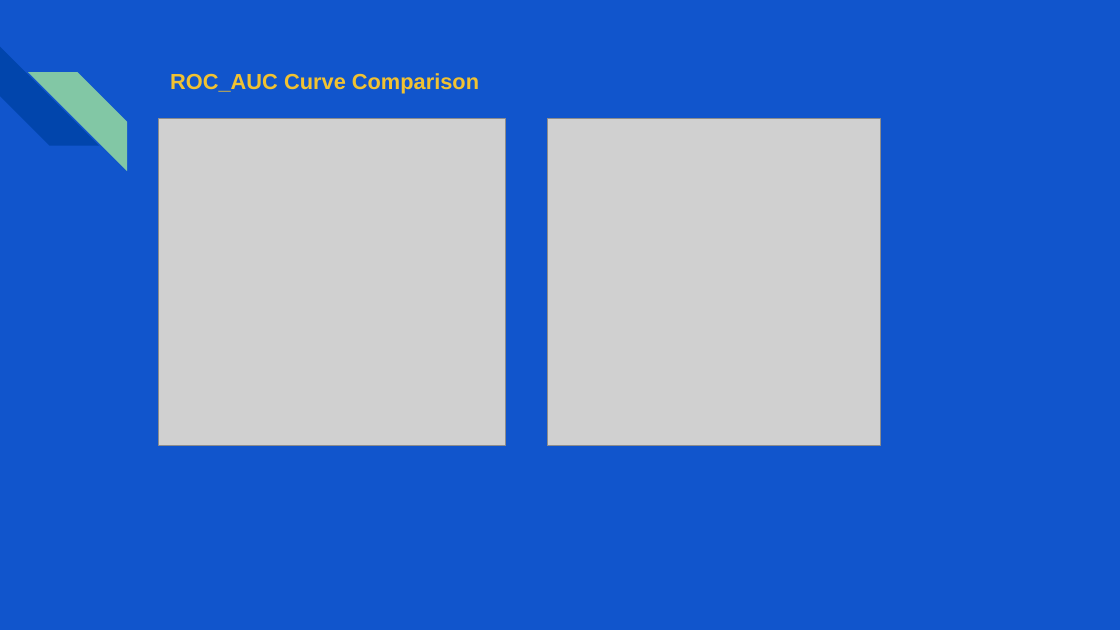
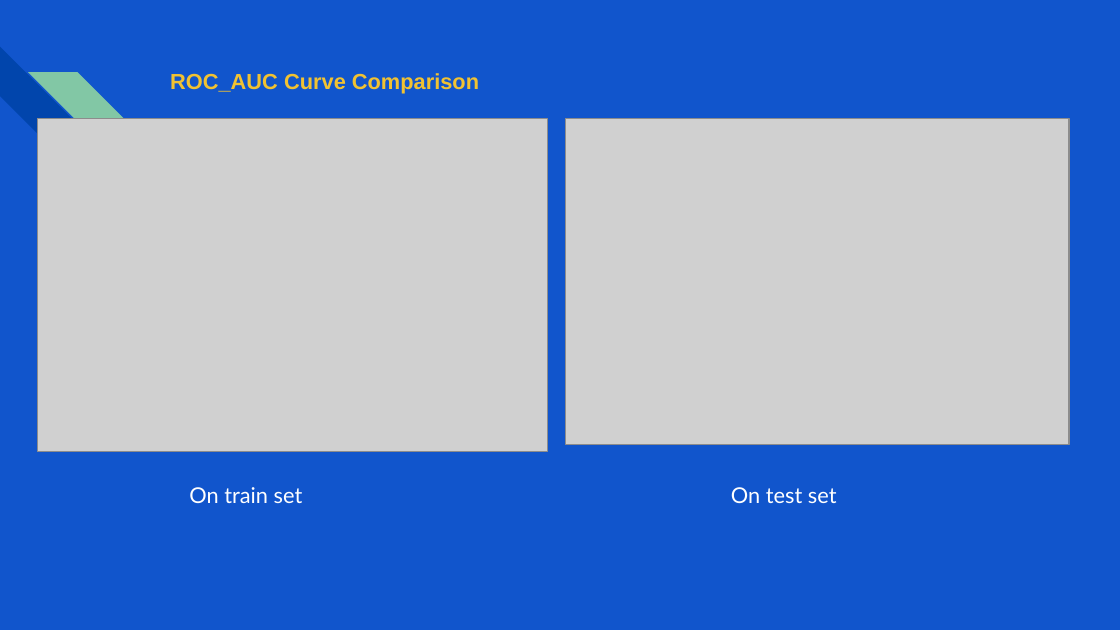
Before and after one commit to shaisid01/Data-Science, a slide deck: slide 31 of CapstoneProjects/Capstone 2/Docs/Customer Attrition Prediction on Credit Card data.pptx. Drawn at 1120x630 pixels with LibreOffice and Linux fonts; fonts in the diff are those of the drawing; grey boxes stand for pictures. Boxes give left, top, right and bottom in pixels: in the first picture for what was removed or moved away, otherwise in the second. Text is boxed around its words. In the diff, an @@ line names an element or a change of style, - is before the commit and + after.

```diff
--- a/CapstoneProjects/Capstone 2/Docs/Customer Attrition Prediction on Credit Card data.pptx
+++ b/CapstoneProjects/Capstone 2/Docs/Customer Attrition Prediction on Credit Card data.pptx
@@ picture: place and size @@
-picture at (159, 119, 505, 446)
+picture at (37, 119, 547, 451)
@@ picture: place and size @@
-picture at (548, 119, 880, 446)
+picture at (566, 119, 1068, 445)
@@ text added at (189, 487, 303, 503), 14 pt, text #FFFFFF @@
+On train set
@@ text added at (731, 487, 837, 503), 14 pt, text #FFFFFF @@
+On test set
```
Also in this commit, not shown: 1 other slide changed, 4 other files.
